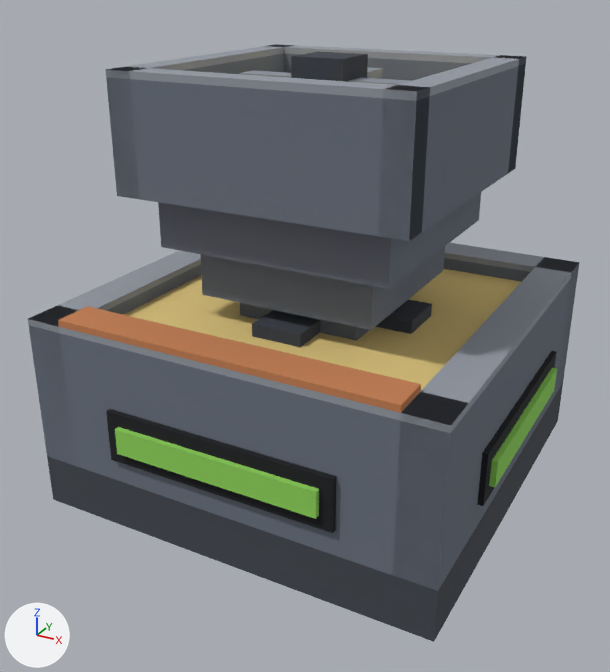
The glTF model assets/models/feeder.glb as it was, and as the next commit left it.
Rendered twice from a 50 mm lens placed at (1.395, -1.242, 1.213), pointed at (0.483, 0.417, 0.384). Arrows for +X, +Y and +Z are at lower left; the lights stay in place. The picture after the commit comes second.

Script lines for the objects in view, before the commit:
```python
me_feeder_auger = bpy.data.meshes.new('feeder_auger')
me_feeder_auger.from_pydata(...)  # a box spanning x -0.219..0.219, y -0.031..0.031, z 0.016..0.047, material slot 0; a box spanning x -0.031..0.031, y -0.219..0.219, z 0.016..0.047, material slot 0; a box spanning x -0.062..0.062, y -0.062..0.062, z 0.0..0.094, material slot 1
me_feeder_auger.materials.append(mat_steel)  # grey #8a919d
me_feeder_auger.materials.append(mat_steel_dark)  # greyish blue #3a3f49
me_feeder_body = bpy.data.meshes.new('feeder_body')
me_feeder_body.from_pydata(...)  # 229 vertices, 408 faces; spans x -0.025..1.025, y -0.025..1.025, z 0.0..1.016
me_feeder_body.materials.append(mat_case_dark)  # dark grey #42474f
me_feeder_body.materials.append(mat_case)  # greyish blue #6b7380
me_feeder_body.materials.append(mat_case_light)  # grey #949aa4
me_feeder_body.materials.append(mat_black)  # black #15171c
me_feeder_body.materials.append(mat_glow_feeder)  # green #8fd35a
me_feeder_body.materials.append(mat_steel_mid)  # greyish blue #5d6470
me_feeder_body.materials.append(mat_steel_dark)  # greyish blue #3a3f49
me_feeder_body.materials.append(mat_feed)  # yellow #d9b44a
me_feeder_body.materials.append(mat_feed_light)  # yellow #e4ca80
me_feeder_tier = bpy.data.meshes.new('feeder_tier')
me_feeder_tier.from_pydata(...)  # a box spanning x 0.094..0.906, y 0.0..0.094, z 0.484..0.5
me_feeder_tier.materials.append(mat_tint)  # orange #c57f52
ob_auger = bpy.data.objects.new('auger', me_feeder_auger)
ob_auger.location = (0.5, 0.5, 0.938)
ob_body_048 = bpy.data.objects.new('body.048', me_feeder_body)
ob_body_048.location = (0.0, 0.0, 0.0)
ob_tier_023 = bpy.data.objects.new('tier.023', me_feeder_tier)
ob_tier_023.location = (0.0, 0.0, 0.0)
# also in view: 'level_feed' at (0.5, 0.5, 0.281)
```
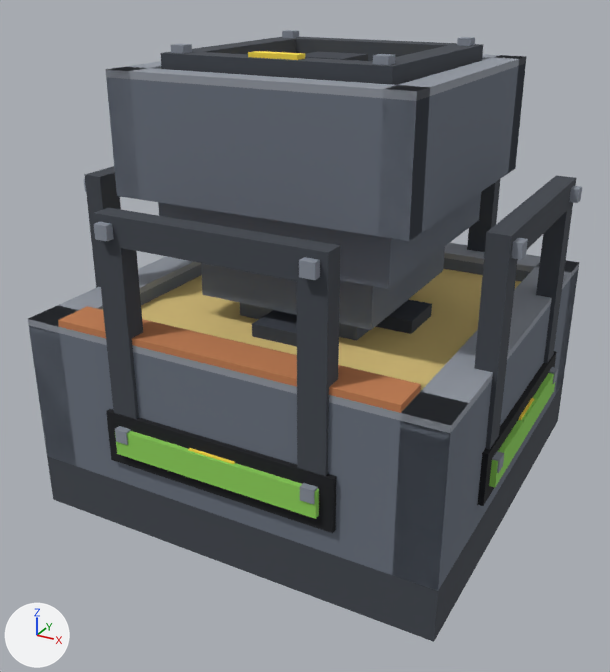
Patch to the scene script:
```diff
--- a/assets/models/feeder.glb.py
+++ b/assets/models/feeder.glb.py
@@ mat_glow_energy @@
+mat_glow_energy = principled_material('glow_energy')
+mat_glow_energy.base_color = (1.0, 0.753, 0.0685)  # yellow #ffe14a
+mat_glow_energy.roughness = 1.0
@@ me_feeder_link_z @@
+me_feeder_link_z.from_pydata(...)  # 64 vertices, 108 faces; spans x 0.238..0.762, y 0.238..0.762, z 0.991..1.061
+# faces by material slot: [48, 48, 12]
+me_feeder_link_z.materials.append(mat_case_dark)  # dark grey #42474f
+me_feeder_link_z.materials.append(mat_steel)  # grey #8a919d
+me_feeder_link_z.materials.append(mat_glow_energy)  # yellow #ffe14a
@@ me_feeder_link_y_1 @@
+me_feeder_link_y_1.from_pydata(...)  # 72 vertices, 108 faces; spans x 0.238..0.763, y -0.028..0.038, z 0.238..0.762
+# faces by material slot: [48, 48, 12]
+me_feeder_link_y_1.materials.append(mat_case_dark)  # dark grey #42474f
+me_feeder_link_y_1.materials.append(mat_steel)  # grey #8a919d
+me_feeder_link_y_1.materials.append(mat_glow_energy)  # yellow #ffe14a
@@ me_feeder_link_y @@
+me_feeder_link_y.from_pydata(...)  # 64 vertices, 108 faces; spans x 0.238..0.762, y 0.962..1.028, z 0.238..0.762
+# faces by material slot: [48, 48, 12]
+me_feeder_link_y.materials.append(mat_case_dark)  # dark grey #42474f
+me_feeder_link_y.materials.append(mat_steel)  # grey #8a919d
+me_feeder_link_y.materials.append(mat_glow_energy)  # yellow #ffe14a
@@ me_feeder_link_x_1 @@
+me_feeder_link_x_1.from_pydata(...)  # 68 vertices, 108 faces; spans x -0.028..0.038, y 0.238..0.762, z 0.238..0.762
+# faces by material slot: [48, 48, 12]
+me_feeder_link_x_1.materials.append(mat_case_dark)  # dark grey #42474f
+me_feeder_link_x_1.materials.append(mat_steel)  # grey #8a919d
+me_feeder_link_x_1.materials.append(mat_glow_energy)  # yellow #ffe14a
@@ me_feeder_link_x @@
+me_feeder_link_x.from_pydata(...)  # 64 vertices, 108 faces; spans x 0.962..1.028, y 0.238..0.762, z 0.238..0.762
+# faces by material slot: [48, 48, 12]
+me_feeder_link_x.materials.append(mat_case_dark)  # dark grey #42474f
+me_feeder_link_x.materials.append(mat_steel)  # grey #8a919d
+me_feeder_link_x.materials.append(mat_glow_energy)  # yellow #ffe14a
@@ ob_link_z__031 @@
+ob_link_z__031 = bpy.data.objects.new('link_z+.031', me_feeder_link_z)
+ob_link_z__031.location = (0.0, 0.0, 0.0)
@@ ob_link_y__033_1 @@
+ob_link_y__033_1 = bpy.data.objects.new('link_y-.033', me_feeder_link_y_1)
+ob_link_y__033_1.location = (0.0, 0.0, 0.0)
@@ ob_link_y__033 @@
+ob_link_y__033 = bpy.data.objects.new('link_y+.033', me_feeder_link_y)
+ob_link_y__033.location = (0.0, 0.0, 0.0)
@@ ob_link_x__033_1 @@
+ob_link_x__033_1 = bpy.data.objects.new('link_x-.033', me_feeder_link_x_1)
+ob_link_x__033_1.location = (0.0, 0.0, 0.0)
@@ ob_link_x__033 @@
+ob_link_x__033 = bpy.data.objects.new('link_x+.033', me_feeder_link_x)
+ob_link_x__033.location = (0.0, 0.0, 0.0)
```

What differs and where, as boxes (x1, y1, x2, y2) in the pictures (610 x 672 px):
'link_y-.033', added
    after: (93, 208, 340, 505)
    faces in mat_case_dark (dark grey #42474f): (93, 208, 340, 476)
    faces in mat_steel (grey #8a919d): (94, 222, 320, 505)
    faces in mat_glow_energy (yellow #ffe14a): (188, 448, 235, 464)
'link_x+.033', added
    after: (474, 175, 582, 473)
    faces in mat_case_dark (dark grey #42474f): (474, 175, 576, 450)
    faces in mat_steel (grey #8a919d): (492, 186, 582, 473)
'link_z+.031', added
    after: (160, 30, 483, 85)
    faces in mat_case_dark (dark grey #42474f): (160, 37, 483, 85)
    faces in mat_steel (grey #8a919d): (171, 30, 475, 65)
    faces in mat_glow_energy (yellow #ffe14a): (248, 51, 305, 60)
'link_x-.033', added
    after: (84, 166, 121, 288)
    faces in mat_case_dark (dark grey #42474f): (85, 166, 121, 288)
'link_y+.033', added
    after: (467, 179, 500, 252)
'auger', unchanged, covered by the edit
    before: (239, 52, 410, 85)
    after: (305, 52, 368, 61)
